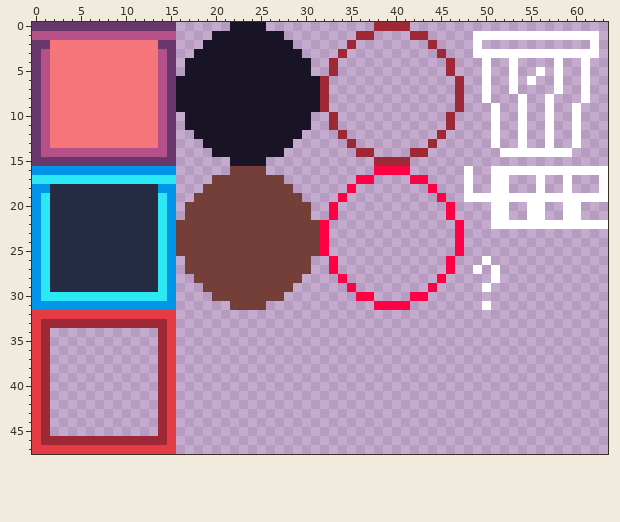
Pixel-art sprite, stored at Assets/UI/UI.png. The picture above is the old version.
The file is 64x48 pixels.
New version:
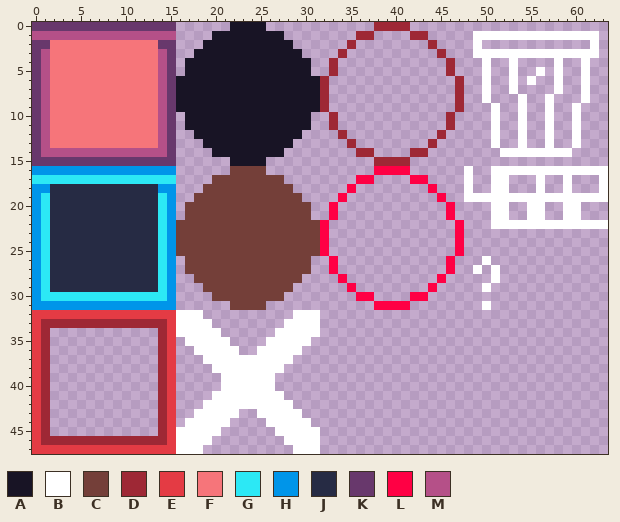
Palette (. is transparent): A #181425  B #ffffff  C #743f39  D #9e2835  E #e43b44  F #f6757a  G #2ce8f5  H #0095e9  J #262b44  K #68386c  L #ff0044  M #b55088
Diff:
There is now colour B in row 32 at x 16 to 18 and 29 to 31; in row 33 at x 16 to 19 and 28 to 31; in row 34 at x 16 to 20 and 27 to 31; in row 35 at x 17 to 21 and 26 to 30; in row 36 at x 18 to 22 and 25 to 29; in row 37 at x 19 to 28.
There is now colour B in row 38 at x 20 to 27; in rows 39 to 40 at x 21 to 26; in row 41 at x 20 to 27; in row 42 at x 19 to 28; in row 43 at x 18 to 22 and 25 to 29; in row 44 at x 17 to 21 and 26 to 30.
There is now colour B in row 45 at x 16 to 20 and 27 to 31; in row 46 at x 16 to 19 and 28 to 31; in row 47 at x 16 to 18 and 29 to 31.
Where, in picture pixels (left, top, right, bottom), the same in both pictures:
added: (176, 310, 320, 454)
